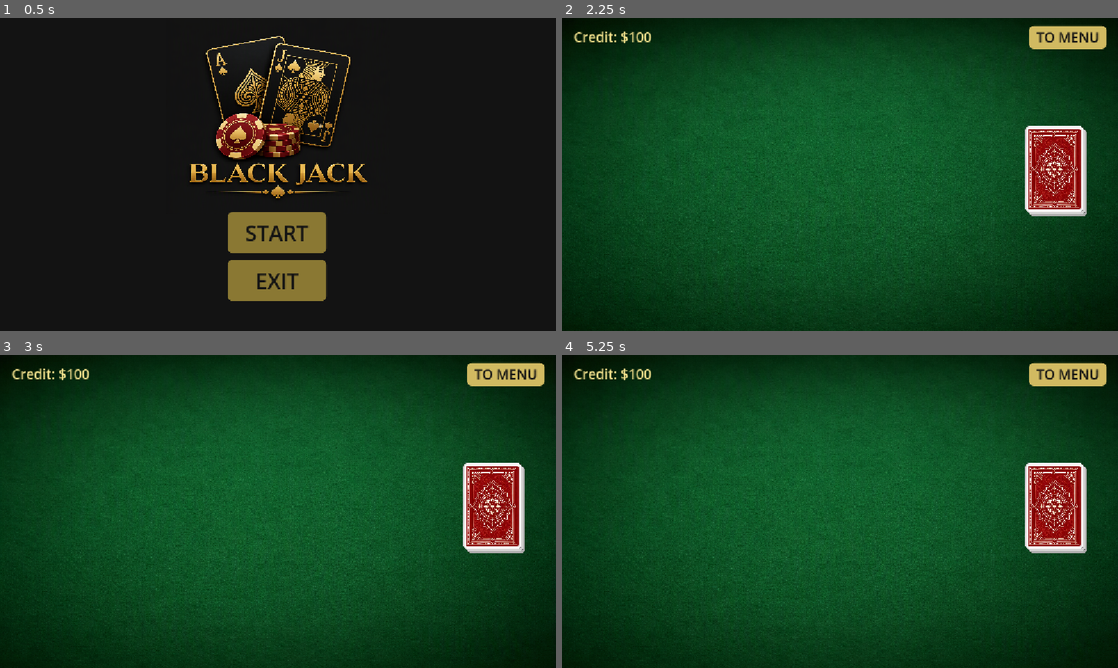
Above: before the commit, frames 1-4 (two rows, left to right).
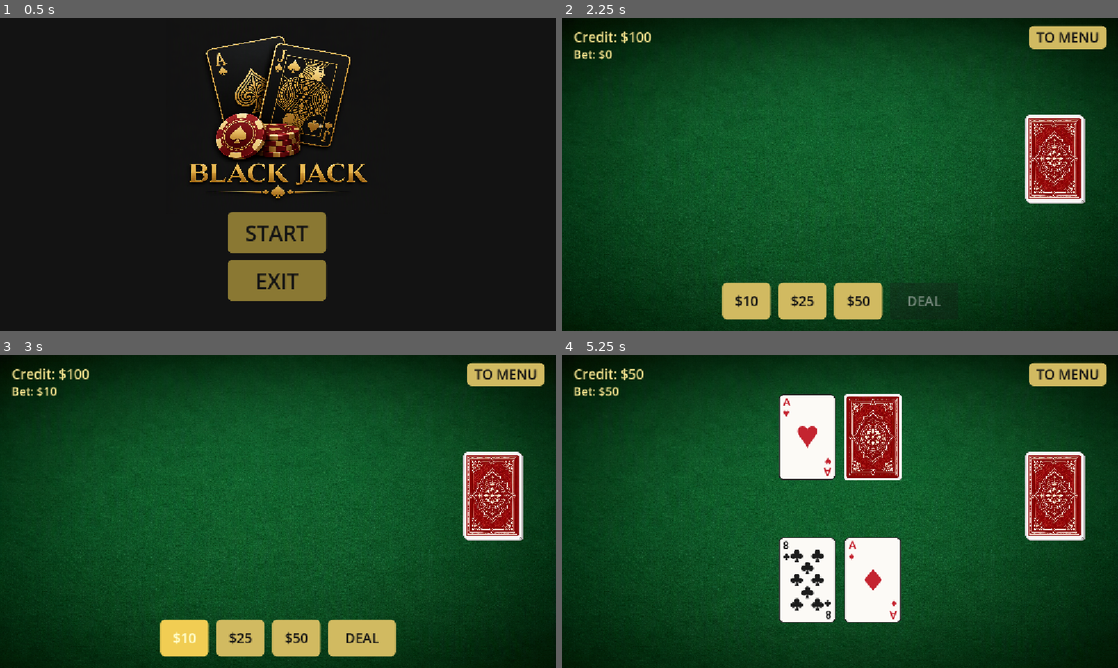
Above: after the commit, the same moments.

Repository: AShynkevich/BlackJ
Game: Godot game, scene res://menu.tscn
The game is run twice, just before and just after one commit, with the same random seed, the same clock (stepped at 60 frames per second) and the same inputs.
Inputs (mouse positions are in pixels of both pictures, inside the frame that each line leads up to):
- Up to frame 1 (0.5 s): no input
- Up to frame 2 (2.25 s): click "START" at 0.5 s; click "TO MENU" at 1.25 s; click "OK" at 2 s
- Up to frame 3 (3 s): click (183, 636) at 2.75 s, where only the run after the commit has a clickable "$10"
- Up to frame 4 (5.25 s): click (801, 636) at 3.5 s, where only the run after the commit has a clickable "$25"; click (856, 636) at 4.25 s, where only the run after the commit has a clickable "$50"; click (923, 636) at 5 s, where only the run after the commit has a clickable "DEAL"

Frame 1 is identical in both runs. In frame 2, 5.6% of the frame differs, in the area x 2-95%, y 10-97%; in frame 3, 7.0%; in frame 4, 14%, in the area x 2-95%, y 4-86%.

Commit message:
Added initial card dealing Code cleaned up Cusror skills were added

Diff:
--- a/assets/cards/card_back.tres
+++ b/assets/cards/card_back.tres
@@ -4,5 +4,5 @@
 
 [resource]
 atlas = ExtResource("1_sheet")
-region = Rect2(328.97665, 58, 275.02335, 409)
+region = Rect2(328.977, 58, 275, 410)
 filter_clip = true
--- a/card_ui.gd
+++ b/card_ui.gd
@@ -3,8 +3,8 @@
 
 signal card_pressed(card: CardUI)
 
-## On-screen card size. Matches the face-sheet cell aspect (~128:237).
-const CARD_SIZE := Vector2(120, 223)
+## On-screen slot. Must match tools/generate_face_sheet.py cell size (1:1 pixels).
+const CARD_SIZE := Vector2(120, 180)
 
 @onready var texture_rect: TextureRect = $TextureRect
 
@@ -26,6 +26,10 @@
 func _ready() -> void:
 	custom_minimum_size = CARD_SIZE
 	size = CARD_SIZE
+	#size_flags_horizontal = Control.SIZE_SHRINK_CENTER
+	#size_flags_vertical = Control.SIZE_SHRINK_CENTER
+	#texture_rect.expand_mode = TextureRect.EXPAND_IGNORE_SIZE
+	#texture_rect.stretch_mode = TextureRect.STRETCH_SCALE
 	_update_visuals()
 
 
--- a/card_ui.tscn
+++ b/card_ui.tscn
@@ -1,23 +1,18 @@
 [gd_scene format=3 uid="uid://df82fhcas7p5r"]
 
 [ext_resource type="Script" uid="uid://b2jp0ud37w4g" path="res://card_ui.gd" id="1_gf2xd"]
-[ext_resource type="Texture2D" uid="uid://ydg2f62fvyx3" path="res://assets/cards/cards-back.png" id="2_2yy3o"]
+[ext_resource type="Texture2D" uid="uid://deqs1dvgbv3tc" path="res://assets/cards/card_back.tres" id="2_back"]
 
-[sub_resource type="AtlasTexture" id="AtlasTexture_rm57c"]
-atlas = ExtResource("2_2yy3o")
-region = Rect2(328.97665, 58, 275.02335, 409)
-filter_clip = true
-
-[node name="CardUI" type="Control" unique_id=1189282809]
+[node name="CardUI" type="Control"]
 custom_minimum_size = Vector2(120, 223)
 layout_mode = 3
 anchors_preset = 0
 offset_right = 120.0
 offset_bottom = 223.0
 script = ExtResource("1_gf2xd")
-back_texture = SubResource("AtlasTexture_rm57c")
+back_texture = ExtResource("2_back")
 
-[node name="TextureRect" type="TextureRect" parent="." unique_id=64640814]
+[node name="TextureRect" type="TextureRect" parent="."]
 layout_mode = 1
 anchors_preset = 15
 anchor_right = 1.0
@@ -26,4 +21,4 @@
 grow_vertical = 2
 mouse_filter = 2
 expand_mode = 1
-stretch_mode = 5
+stretch_mode = 0
--- a/control.gd
+++ /dev/null
@@ -1,12 +0,0 @@
-extends "res://scripts/deck_manager.gd"
-
-
-# Called when the node enters the scene tree for the first time.
-func _ready() -> void:
-	print("works")
-	pass # Replace with function body.
-
-
-# Called every frame. 'delta' is the elapsed time since the previous frame.
-func _process(delta: float) -> void:
-	pass
--- a/deck_manager.gd
+++ /dev/null
@@ -1,11 +0,0 @@
-extends Node
-
-
-# Called when the node enters the scene tree for the first time.
-func _ready() -> void:
-	print("DM works")
-
-
-# Called every frame. 'delta' is the elapsed time since the previous frame.
-func _process(delta: float) -> void:
-	pass
--- a/main.gd
+++ /dev/null
@@ -1,11 +0,0 @@
-extends Control
-
-
-# Called when the node enters the scene tree for the first time.
-func _ready() -> void:
-	print("It works")
-
-
-# Called every frame. 'delta' is the elapsed time since the previous frame.
-func _process(delta: float) -> void:
-	pass
--- a/main.tscn
+++ /dev/null
@@ -1,24 +0,0 @@
-[gd_scene format=3 uid="uid://d38ylay5gm401"]
-
-[ext_resource type="Script" uid="uid://c83b2epaqrbhp" path="res://main.gd" id="1_ig7tw"]
-
-[node name="MainTable" type="Control" unique_id=1445595965]
-layout_mode = 3
-anchors_preset = 15
-anchor_right = 1.0
-anchor_bottom = 1.0
-offset_right = -1152.0
-offset_bottom = -648.0
-grow_horizontal = 2
-grow_vertical = 2
-script = ExtResource("1_ig7tw")
-
-[node name="Panel" type="Panel" parent="." unique_id=767384487]
-layout_mode = 0
-offset_right = 40.0
-offset_bottom = 40.0
-
-[node name="Control" type="Control" parent="." unique_id=1689694975]
-anchors_preset = 0
-offset_right = 40.0
-offset_bottom = 40.0
--- a/main_level.gd
+++ b/main_level.gd
@@ -1,32 +1,140 @@
 extends Control
 
 const STARTING_CREDIT := 100
+const CARD_SCENE := preload("res://card_ui.tscn")
+
+@export var bet_amounts: Array[int] = [10, 25, 50]
+@export var bet_button_size := Vector2(100, 64)
+@export var opening_cards_each: int = 2
+@export var hide_dealer_last_card: bool = true
 
 var credit: int = 0
+var selected_bet: int = 0
+var locked_bet: int = 0
+var player_hand: Array[CardData] = []
+var dealer_hand: Array[CardData] = []
+var bet_buttons: Array[Button] = []
 
 @onready var credit_label: Label = $CreditLabel
+@onready var bet_label: Label = $BetLabel
 @onready var credit_dialog: ColorRect = $CreditDialog
 @onready var deck_pile: Control = $DeckPile
+@onready var bet_panel: HBoxContainer = $BetPanel
+@onready var deal_button: Button = $BetPanel/DealButton
+@onready var dealer_hand_box: HBoxContainer = $DealerHand
+@onready var player_hand_box: HBoxContainer = $PlayerHand
+@onready var deck_manager: Node = $DeckManager
 
 
 func _ready() -> void:
+	_build_bet_buttons()
 	credit = 0
+	selected_bet = 0
+	locked_bet = 0
 	credit_label.visible = false
+	bet_label.visible = false
 	deck_pile.visible = false
+	bet_panel.visible = false
 	credit_dialog.visible = true
+	_refresh_bet_buttons()
+
+
+func _build_bet_buttons() -> void:
+	bet_buttons.clear()
+	for amount in bet_amounts:
+		var button := _make_bet_button(amount)
+		button.pressed.connect(_on_bet_chosen.bind(amount))
+		bet_panel.add_child(button)
+		bet_panel.move_child(button, deal_button.get_index())
+		bet_buttons.append(button)
+
+
+func _make_bet_button(amount: int) -> Button:
+	var button := Button.new()
+	button.text = "$%d" % amount
+	button.custom_minimum_size = bet_button_size
+	for style_name in ["normal", "hover", "pressed"]:
+		button.add_theme_stylebox_override(
+			style_name,
+			deal_button.get_theme_stylebox(style_name)
+		)
+	button.add_theme_color_override("font_color", deal_button.get_theme_color("font_color"))
+	button.add_theme_font_size_override("font_size", deal_button.get_theme_font_size("font_size"))
+	return button
 
 
 func _on_credit_ok_pressed() -> void:
 	credit = STARTING_CREDIT
 	_refresh_credit_label()
 	credit_label.visible = true
+	bet_label.visible = true
 	deck_pile.visible = true
+	bet_panel.visible = true
 	credit_dialog.visible = false
+	_refresh_bet_buttons()
+
+
+func _on_bet_chosen(amount: int) -> void:
+	if amount > credit:
+		return
+	selected_bet = amount
+	_refresh_bet_buttons()
+
+
+func _on_deal_pressed() -> void:
+	if selected_bet <= 0 or selected_bet > credit:
+		return
+	_lock_bet_and_deal()
+
+
+func _lock_bet_and_deal() -> void:
+	locked_bet = selected_bet
+	credit -= locked_bet
+	selected_bet = 0
+	bet_panel.visible = false
+	_refresh_credit_label()
+	_refresh_bet_label()
+	_deal_opening_hands()
+
+
+func _deal_opening_hands() -> void:
+	# Each round: one card to the player, then one to the dealer.
+	# The dealer's last card is the hole card when hide_dealer_last_card is set.
+	for i in opening_cards_each:
+		_deal_to(player_hand, player_hand_box, true)
+		var dealer_face_up := not hide_dealer_last_card or i < opening_cards_each - 1
+		_deal_to(dealer_hand, dealer_hand_box, dealer_face_up)
+
+
+func _deal_to(hand: Array[CardData], hand_box: HBoxContainer, face_up: bool) -> void:
+	var card_data: CardData = deck_manager.draw_card()
+	if card_data == null:
+		return
+	hand.append(card_data)
+	var card := CARD_SCENE.instantiate() as CardUI
+	hand_box.add_child(card)
+	card.is_face_up = face_up
+	card.data = card_data
 
 
 func _refresh_credit_label() -> void:
 	credit_label.text = "Credit: $%d" % credit
 
 
+func _refresh_bet_label() -> void:
+	var shown_bet := locked_bet if locked_bet > 0 else selected_bet
+	bet_label.text = "Bet: $%d" % shown_bet
+
+
+func _refresh_bet_buttons() -> void:
+	for i in bet_buttons.size():
+		var amount := bet_amounts[i]
+		var button := bet_buttons[i]
+		button.disabled = amount > credit
+		button.modulate = Color(1.15, 1.1, 0.85, 1) if amount == selected_bet else Color.WHITE
+	deal_button.disabled = selected_bet <= 0 or selected_bet > credit
+	_refresh_bet_label()
+
+
 func _on_main_menu_pressed() -> void:
 	get_tree().change_scene_to_file("res://menu.tscn")
--- a/main_level.tscn
+++ b/main_level.tscn
@@ -6,6 +6,13 @@
 [ext_resource type="Texture2D" uid="uid://deqs1dvgbv3tc" path="res://assets/cards/card_back.tres" id="4_back"]
 
 [sub_resource type="StyleBoxFlat" id="StyleBoxFlat_6614m"]
+bg_color = Color(0.81960785, 0.7294118, 0.38039216, 1)
+corner_radius_top_left = 10
+corner_radius_top_right = 10
+corner_radius_bottom_right = 10
+corner_radius_bottom_left = 10
+
+[sub_resource type="StyleBoxFlat" id="StyleBoxFlat_bet"]
 bg_color = Color(0.81960785, 0.7294118, 0.38039216, 1)
 corner_radius_top_left = 10
 corner_radius_top_right = 10
@@ -55,6 +62,17 @@
 theme_override_font_sizes/font_size = 28
 text = "Credit: $0"
 
+[node name="BetLabel" type="Label" parent="." unique_id=1122729695]
+visible = false
+layout_mode = 1
+offset_left = 24.0
+offset_top = 58.0
+offset_right = 320.0
+offset_bottom = 98.0
+theme_override_colors/font_color = Color(0.95, 0.88, 0.55, 1)
+theme_override_font_sizes/font_size = 24
+text = "Bet: $0"
+
 [node name="StartButton" type="Button" parent="." unique_id=1010501081]
 layout_mode = 1
 anchors_preset = 1
@@ -90,10 +108,10 @@
 [node name="Stack2" type="TextureRect" parent="DeckPile" unique_id=1343382367]
 modulate = Color(0.7, 0.7, 0.7, 1)
 layout_mode = 0
-offset_left = 8.0
-offset_top = 8.0
-offset_right = 128.0
-offset_bottom = 231.0
+offset_left = 4.0
+offset_top = 4.0
+offset_right = 124.0
+offset_bottom = 184.0
 mouse_filter = 2
 texture = ExtResource("4_back")
 expand_mode = 1
@@ -102,10 +120,10 @@
 [node name="Stack1" type="TextureRect" parent="DeckPile" unique_id=1889044766]
 modulate = Color(0.85, 0.85, 0.85, 1)
 layout_mode = 0
-offset_left = 4.0
-offset_top = 4.0
-offset_right = 124.0
-offset_bottom = 227.0
+offset_left = 2.0
+offset_top = 2.0
+offset_right = 122.0
+offset_bottom = 182.0
 mouse_filter = 2
 texture = ExtResource("4_back")
 expand_mode = 1
@@ -114,23 +132,84 @@
 [node name="TopCard" type="TextureRect" parent="DeckPile" unique_id=2099469059]
 layout_mode = 0
 offset_right = 120.0
-offset_bottom = 223.0
+offset_bottom = 180.0
 mouse_filter = 2
 texture = ExtResource("4_back")
 expand_mode = 1
 stretch_mode = 5
+
+[node name="DealerHand" type="HBoxContainer" parent="." unique_id=1691636903]
+propagate_maximum_size = false
+layout_mode = 1
+anchors_preset = 5
+anchor_left = 0.5
+anchor_right = 0.5
+offset_left = -140.0
+offset_top = 80.0
+offset_right = 140.0
+offset_bottom = 260.0
+grow_horizontal = 2
+mouse_filter = 2
+theme_override_constants/separation = 16
+alignment = 1
+
+[node name="PlayerHand" type="HBoxContainer" parent="." unique_id=749334961]
+layout_mode = 1
+anchors_preset = 7
+anchor_left = 0.5
+anchor_top = 1.0
+anchor_right = 0.5
+anchor_bottom = 1.0
+offset_left = -140.0
+offset_top = -272.0
+offset_right = 140.0
+offset_bottom = -92.0
+grow_horizontal = 2
+grow_vertical = 0
+mouse_filter = 2
+theme_override_constants/separation = 16
+alignment = 1
+
+[node name="BetPanel" type="HBoxContainer" parent="." unique_id=347929041]
+visible = false
+layout_mode = 1
+anchors_preset = 7
+anchor_left = 0.5
+anchor_top = 1.0
+anchor_right = 0.5
+anchor_bottom = 1.0
+offset_left = -280.0
+offset_top = -100.0
+offset_right = 280.0
+offset_bottom = -24.0
+grow_horizontal = 2
+grow_vertical = 0
+theme_override_constants/separation = 16
+alignment = 1
+
+[node name="DealButton" type="Button" parent="BetPanel" unique_id=1648599101]
+custom_minimum_size = Vector2(140, 64)
+layout_mode = 2
+theme_override_colors/font_color = Color(0.07450981, 0.07450981, 0.07450981, 1)
+theme_override_font_sizes/font_size = 28
+theme_override_styles/normal = SubResource("StyleBoxFlat_bet")
+theme_override_styles/pressed = SubResource("StyleBoxFlat_bet")
+theme_override_styles/hover = SubResource("StyleBoxFlat_bet")
+disabled = true
+text = "DEAL"
 
 [node name="DeckManager" type="Node" parent="." unique_id=947934991]
 script = ExtResource("3_bhu08")
 
 [node name="CreditDialog" type="ColorRect" parent="." unique_id=1191525856]
+visible = false
 layout_mode = 1
 anchors_preset = 15
 anchor_right = 1.0
 anchor_bottom = 1.0
 grow_horizontal = 2
 grow_vertical = 2
-color = Color(0, 0, 0, 0.55)
+color = Color(0, 0, 0, 0.4862745)
 
 [node name="Panel" type="Panel" parent="CreditDialog" unique_id=1473808988]
 layout_mode = 1
@@ -184,4 +263,5 @@
 text = "OK"
 
 [connection signal="pressed" from="StartButton" to="." method="_on_main_menu_pressed"]
+[connection signal="pressed" from="BetPanel/DealButton" to="." method="_on_deal_pressed"]
 [connection signal="pressed" from="CreditDialog/Panel/OkButton" to="." method="_on_credit_ok_pressed"]
--- a/menu.gd
+++ b/menu.gd
@@ -1,15 +1,4 @@
 extends Control
-
-
-# Called when the node enters the scene tree for the first time.
-func _ready() -> void:
-	pass # Replace with function body.
-
-
-# Called every frame. 'delta' is the elapsed time since the previous frame.
-func _process(delta: float) -> void:
-	pass
-
 
 
 func _on_start_pressed() -> void:
@@ -17,4 +6,4 @@
 
 
 func _on_exit_pressed() -> void:
-	get_tree().quit() # Replace with function body.
+	get_tree().quit()
--- a/scripts/deck_manager.gd
+++ b/scripts/deck_manager.gd
@@ -4,7 +4,7 @@
 
 const SPRITESHEET = preload("res://assets/cards/card-deck.png")
 
-# Face sheet grid: 13 ranks (Ace through King) by 4 suits.
+# Tight 13x4 face sheet: Ace-King columns, Spades-Hearts-Diamonds-Clubs rows.
 const COLS := 13
 const ROWS := 4
 
@@ -18,21 +18,19 @@
 	deck.clear()
 
 	var suits = ["Spades", "Hearts", "Diamonds", "Clubs"]
-	var ranks = ["Ace", "2", "3", "4", "5", "6", "7", "8", "9", "10", "Jack", "Queen", "King"]
-
-	var card_width: float = float(SPRITESHEET.get_width()) / COLS
-	var card_height: float = float(SPRITESHEET.get_height()) / ROWS
+	var ranks = ["A", "2", "3", "4", "5", "6", "7", "8", "9", "10", "J", "Q", "K"]
+	var card_width := float(SPRITESHEET.get_width()) / COLS
+	var card_height := float(SPRITESHEET.get_height()) / ROWS
+	print(card_height)
 
 	for row in range(ROWS):
-		var current_suit = suits[row]
-
+		var current_suit: String = suits[row]
 		for col in range(COLS):
-			var current_rank = ranks[col]
-
+			var current_rank: String = ranks[col]
 			var val := 0
-			if current_rank in ["Jack", "Queen", "King"]:
+			if current_rank in ["J", "Q", "K"]:
 				val = 10
-			elif current_rank == "Ace":
+			elif current_rank == "A":
 				val = 11
 			else:
 				val = current_rank.to_int()
@@ -40,13 +38,13 @@
 			var atlas_tex := AtlasTexture.new()
 			atlas_tex.atlas = SPRITESHEET
 			atlas_tex.region = Rect2(col * card_width, row * card_height, card_width, card_height)
+			atlas_tex.filter_clip = true
 
 			var card_data := CardData.new()
 			card_data.card_name = current_rank
 			card_data.suit = current_suit
 			card_data.value = val
 			card_data.texture = atlas_tex
-
 			deck.append(card_data)
 
 	print("The deck was generated and cut! Cards number: ", deck.size())
@@ -55,3 +53,10 @@
 func shuffle_deck() -> void:
 	deck.shuffle()
 	print("Deck is shuffled.")
+
+
+func draw_card() -> CardData:
+	if deck.is_empty():
+		push_error("Cannot draw: the deck is empty.")
+		return null
+	return deck.pop_back()
Binary file changed: assets/cards/card-deck.png
Not shown, removed: control.gd.uid
Not shown, removed: deck_manager.gd.uid
Not shown, removed: main.gd.uid
Not shown, added: .cursor/rules/architecture.mdc
Not shown, added: .cursor/skills/dry-yagni-kiss/SKILL.md
Not shown, added: .cursor/skills/gamedev-patterns/SKILL.md
Not shown, added: .cursor/skills/solid-principles/SKILL.md
Not shown, changed: .gitignore
Not shown, changed: CONTEXT.md
Not shown, added: tools/generate_face_sheet.py
